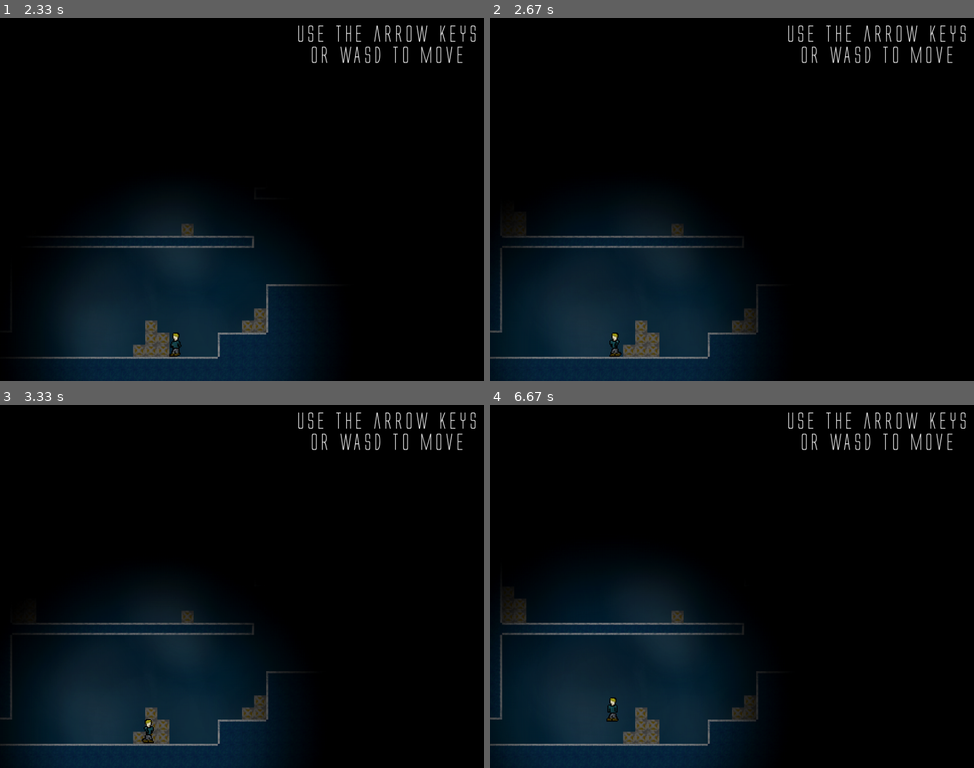
Above: before the commit, frames 1-4 (two rows, left to right).
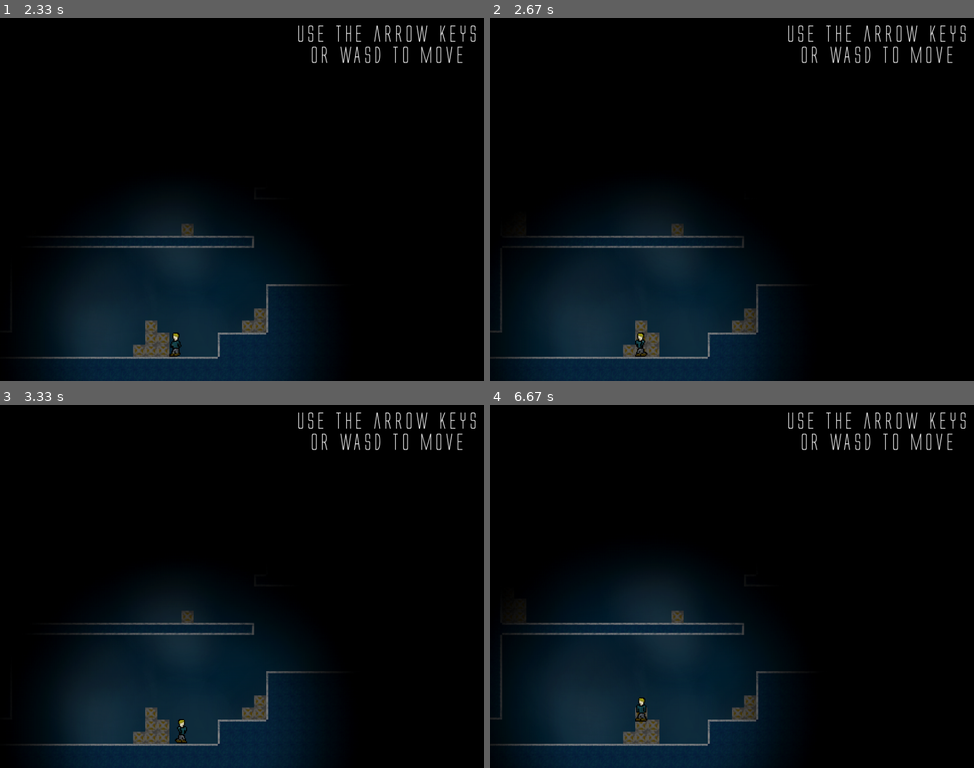
Above: after the commit, the same moments.

Repository: Sigton/stealth
Game: pygame game, started from source/main.py
Same seed, same stepped clock (60 frames per second), same inputs: the game is played once before the commit and once after it.
Inputs:
- Up to frame 1 (2.33 s): hold Right 0.33-0.8 s; hold Up 0.83-1.13 s; hold Right 1.17-1.63 s; hold Left 1.67-2.2 s; hold Left from 2.23 s (still down)
- Up to frame 2 (2.67 s): release Left at 2.63 s
- Up to frame 3 (3.33 s): hold Up 2.67-3.03 s; hold Right from 3.07 s (still down)
- Up to frame 4 (6.67 s): release Right at 3.7 s; hold Left 3.73-4.2 s; hold Right 4.23-4.7 s; hold Up 4.73-5.03 s; hold Right 5.07-5.53 s; hold Left 5.57-6.1 s; hold Left 6.13-6.53 s; hold Up from 6.57 s (still down)

Frame 1 is identical in both runs. In frame 2, 0.5% of the frame differs, in the area x 0-58%, y 60-94%; in frame 3, 1.2%, in the area x 0-68%, y 60-100%; in frame 4, 0.9%.

Commit message:
Fixed a small bug

Diff:
--- a/source/level.py
+++ b/source/level.py
@@ -84,7 +84,7 @@
         # Shift on the x axis
 
         # Set boundaries
-        if self.world_shift_x >= 0:
+        if self.world_shift_x > 0:
             self.at_edge = True
             self.world_shift_x = 0
 
@@ -118,7 +118,7 @@
 
         # Shift on the y axis
 
-        if self.world_shift_y <= 0:
+        if self.world_shift_y < 0:
             self.at_edge = True
             self.world_shift_y = 0
 
